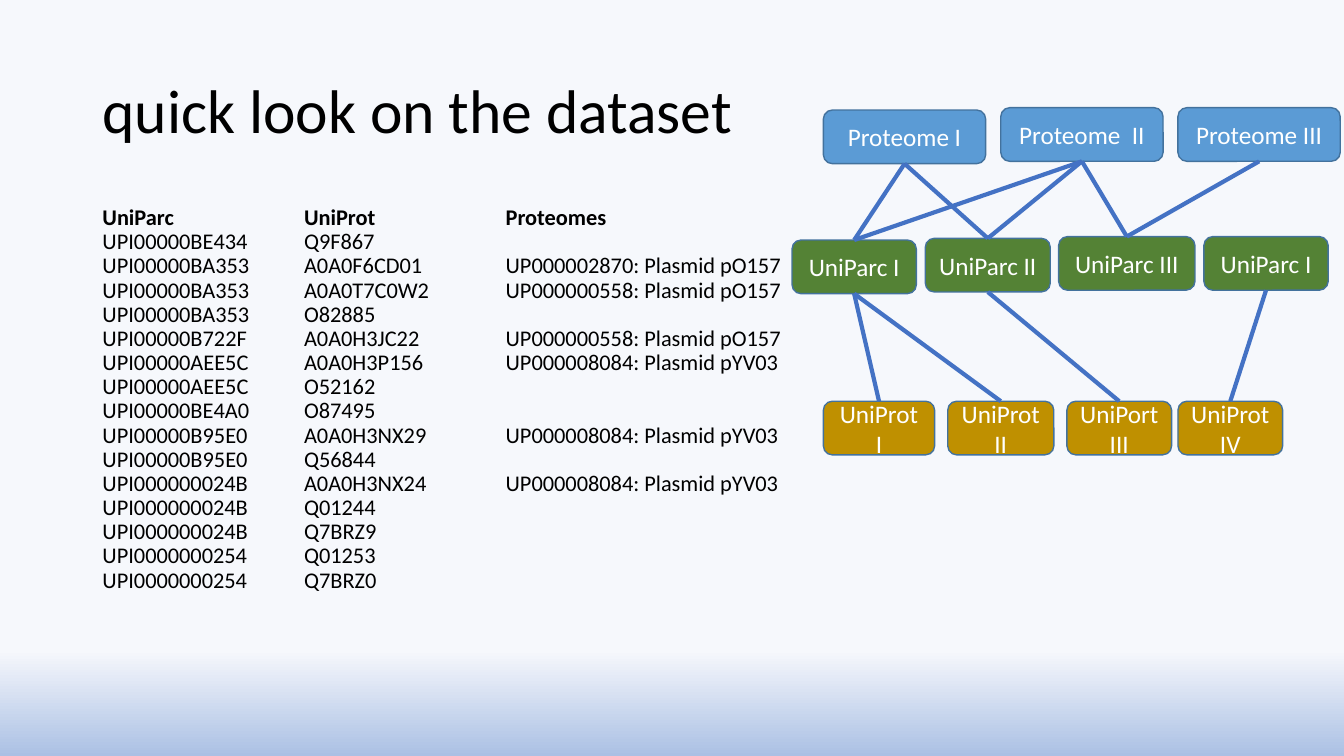
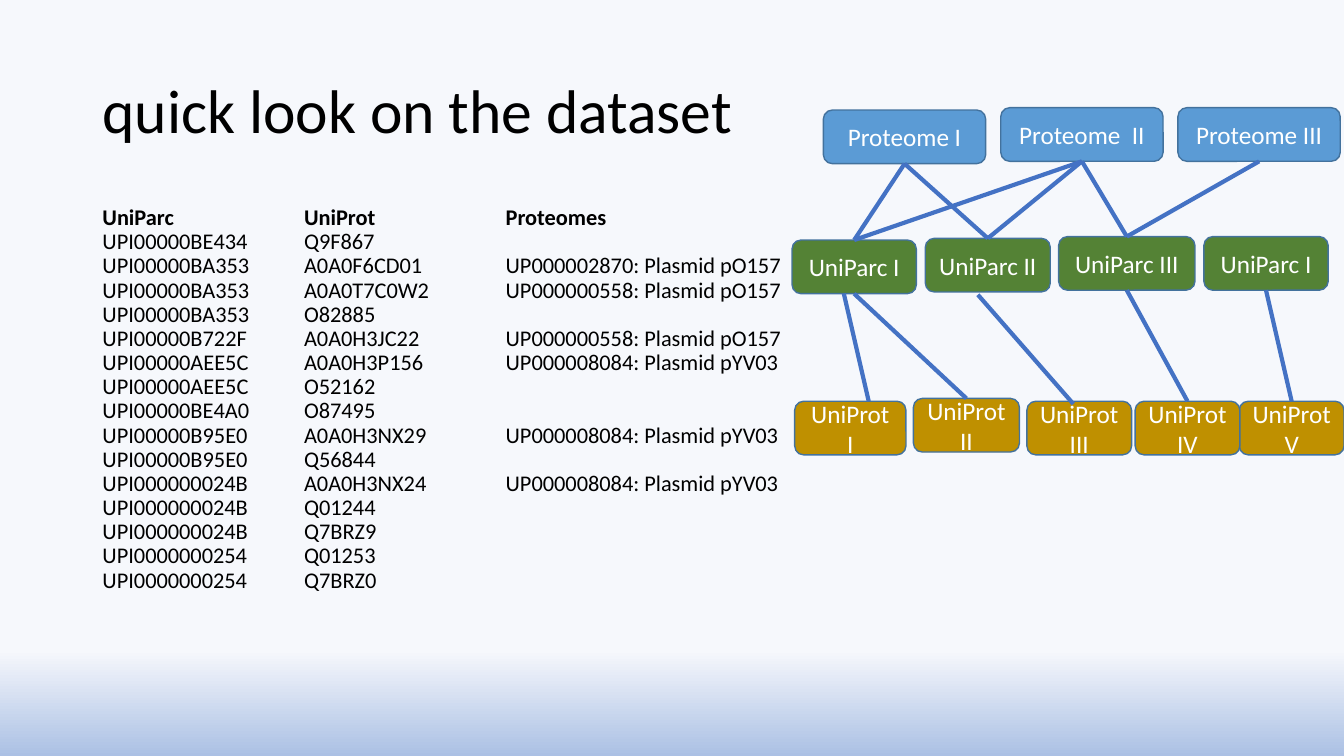
Before and after one commit to amnonbleich/AML, a slide deck: slide 2 of task_02/aml-ex2.pptx. Drawn at 1344x756 pixels with LibreOffice and Linux fonts; fonts in the diff are those of the drawing. Boxes give left, top, right and bottom in pixels: in the first picture for what was removed or moved away, otherwise in the second. Text is boxed around its words. In the diff, an @@ line names an element or a change of style, - is before the commit and + after.

```diff
--- a/task_02/aml-ex2.pptx
+++ b/task_02/aml-ex2.pptx
@@ line moved from (879, 401) - (854, 293) to (869, 401) - (844, 293) @@
@@ line moved from (1001, 401) - (854, 293) to (967, 398) - (854, 293) @@
@@ line moved from (1119, 401) - (988, 292) to (1074, 404) - (978, 294) @@
@@ line added from (1127, 290) to (1188, 401), #4472C4 3 pt @@
@@ line moved from (1231, 401) - (1266, 290) to (1292, 401) - (1266, 290) @@
@@ rounded rectangle "UniProt I": place and size @@
-rounded rectangle "UniProt I" at [824,401,935,455]
+rounded rectangle "UniProt I" at [795,401,905,455]
@@ rounded rectangle "UniProt II": place and size @@
-rounded rectangle "UniProt II" at [948,401,1054,455]
+rounded rectangle "UniProt II" at [913,398,1019,452]
@@ rounded rectangle "UniProt III": place and size @@
-rounded rectangle "UniProt III" at [1067,401,1172,455]
+rounded rectangle "UniProt III" at [1027,401,1132,455]
@@ text in rounded rectangle at [1040,402,1118,459]: text changed @@
-UniPort III
+UniProt III
@@ rounded rectangle "UniProt IV": place and size @@
-rounded rectangle "UniProt IV" at [1179,401,1284,455]
+rounded rectangle "UniProt IV" at [1135,401,1240,455]
@@ rounded rectangle added at [1239,401,1344,455], fill #BF9000, outline #43739E 1 pt, 18 pt, text #FFFFFF @@
+UniProt V
```
Also in this commit, not shown: 1 other slide changed, 2 other files.
